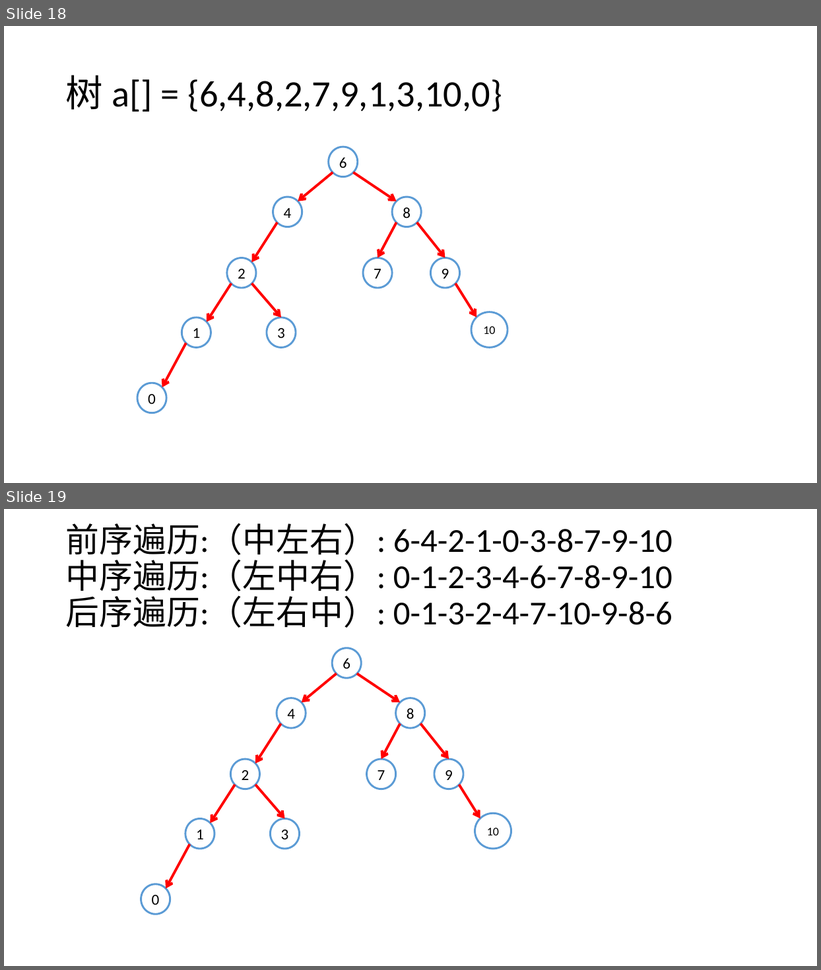
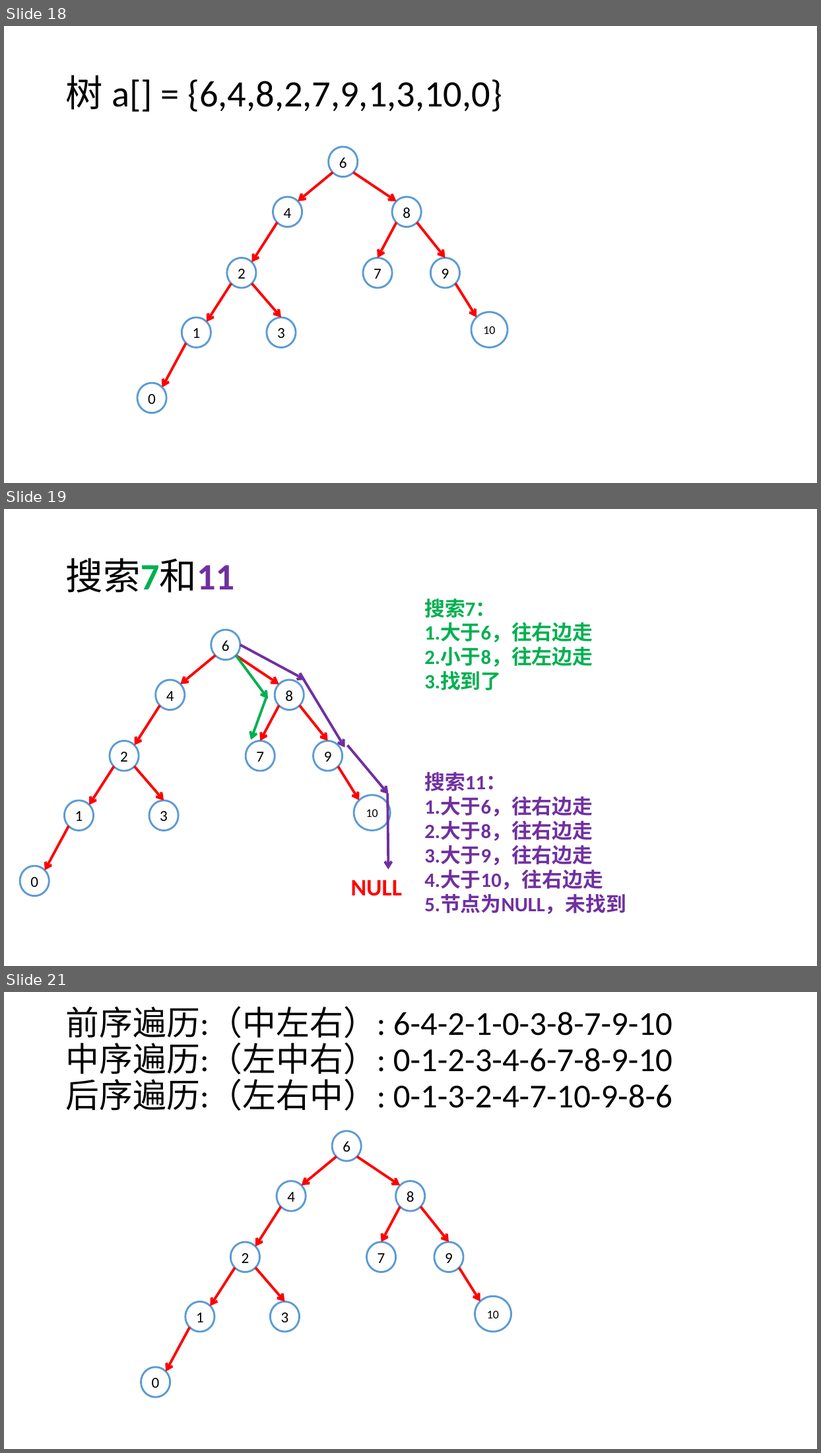
Before and after one commit to Waynefn/cpp_ds_algo, a slide deck: 课件/课件素材.pptx. Shown one above the other, each under a label of ours: slides 18 and 19 before the commit, slides 18, 19 and 21 after it; the slides between them are not shown. The pictures are 821x970 and 821x1453 pixels, drawn with LibreOffice and Linux fonts; fonts in the diff are those of the drawing. Boxes give left, top, right and bottom in pixels: in the first picture for what was removed or moved away, otherwise in the second. Text is boxed around its words. In the diff, an @@ line names an element or a change of style, - is before the commit and + after.

```diff
--- a/课件/课件素材.pptx
+++ b/课件/课件素材.pptx
@@ slide 19 added at <box>4,509,817,966</box>, background #FFFFFF @@
@@ title added at <box>66,558,234,593</box>, 44 pt, text #000000 @@
+搜索7和11
@@ text added at <box>424,598,593,691</box>, 24 pt, text #00B050, bold @@
+搜索7：
+1.大于6，往右边走
+2.小于8，往左边走
+3.找到了
@@ arrow added from (240, 645) to (306, 680), #7030A0 3 pt @@
@@ group added at <box>20,630,391,896</box>: 10 ellipses, 9 arrows @@
+6
+4
+8
+2
+3
+7
+9
+1
+10
+0
@@ arrow added from (236, 656) to (268, 698), #00B050 3 pt @@
@@ arrow added from (302, 677) to (345, 747), #7030A0 3 pt @@
@@ arrow added from (266, 698) to (251, 740), #00B050 3 pt @@
@@ arrow added from (347, 746) to (388, 795), #7030A0 3 pt @@
@@ text added at <box>424,772,626,914</box>, 24 pt, text #7030A0, bold @@
+搜索11：
+1.大于6，往右边走
+2.大于8，往右边走
+3.大于9，往右边走
+4.大于10，往右边走
+5.节点为NULL，未找到
@@ arrow added from (387, 794) to (388, 869), #7030A0 3 pt @@
@@ text added at <box>351,880,402,896</box>, 28 pt, text #FF0000, bold @@
+NULL
@@ what was slide 19 is now slide 21 @@
```
Also in this commit, not shown: 1 slide changed, 1 other slide added.
